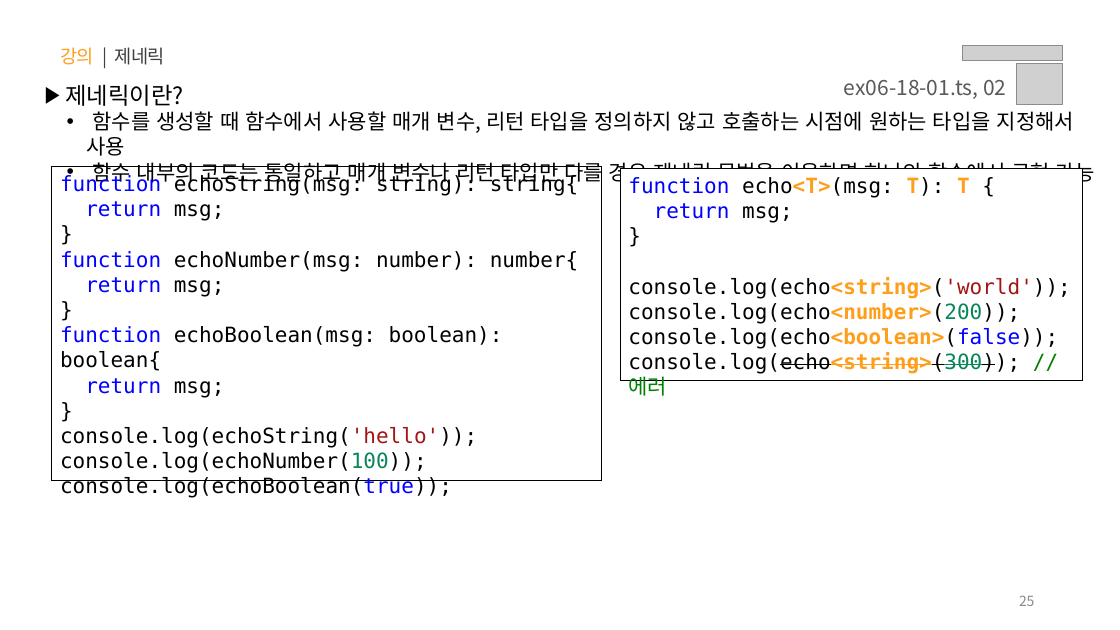
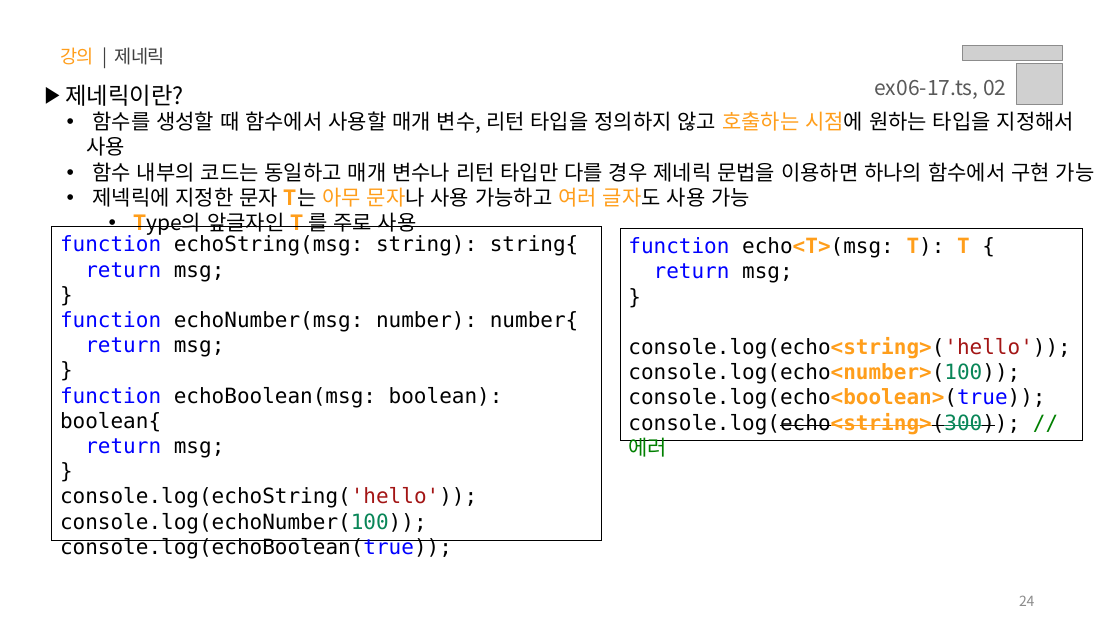
Before and after one commit to jeong0403/learn-JS, a slide deck: slide 24 of PPT/06.자바스크립트 - 타입스크립트.pptx (slide 25 before the commit). Drawn at 1120x630 pixels with LibreOffice and Linux fonts; fonts in the diff are those of the drawing; grey boxes stand for pictures. Boxes give left, top, right and bottom in pixels: in the first picture for what was removed or moved away, otherwise in the second. Text is boxed around its words. In the diff, an @@ line names an element or a change of style, - is before the commit and + after.

```diff
--- a/PPT/06.자바스크립트 - 타입스크립트.pptx
+++ b/PPT/06.자바스크립트 - 타입스크립트.pptx
@@ text at (x1=875, y1=80, x2=1006, y2=99): text changed @@
-ex06-18-01.ts, 02
+ex06-17.ts, 02
@@ text at (x1=87, y1=111, x2=1074, y2=156): text colour #000000 to #FF9E1B in "호출하는 시점에" @@
@@ text at (x1=92, y1=187, x2=750, y2=207): paragraphs added @@
+  • 제넥릭에 지정한 문자 T는 아무 문자나 사용 가능하고 여러 글자도 사용 가능
+    • Type의 앞글자인 T 를 주로 사용
@@ rectangle "function echoString(msg: string): string{" moved from (x1=52, y1=166, x2=602, y2=481) to (x1=52, y1=227, x2=602, y2=541) @@
@@ rectangle "function echo<T>(msg: T): T {" moved from (x1=620, y1=168, x2=1083, y2=380) to (x1=620, y1=229, x2=1083, y2=440) @@
@@ text in rectangle at (x1=628, y1=337, x2=1070, y2=409): text changed @@
-console.log(echo<string>('world'));
-console.log(echo<number>(200));
-console.log(echo<boolean>(false));
+console.log(echo<string>('hello'));
+console.log(echo<number>(100));
+console.log(echo<boolean>(true));
@@ page number at (x1=1019, y1=595, x2=1035, y2=606): text changed @@
-25
+24
```
Also in this commit, not shown: 19 other slides changed, 3 slides added, 1 slide removed, 43 other files.
